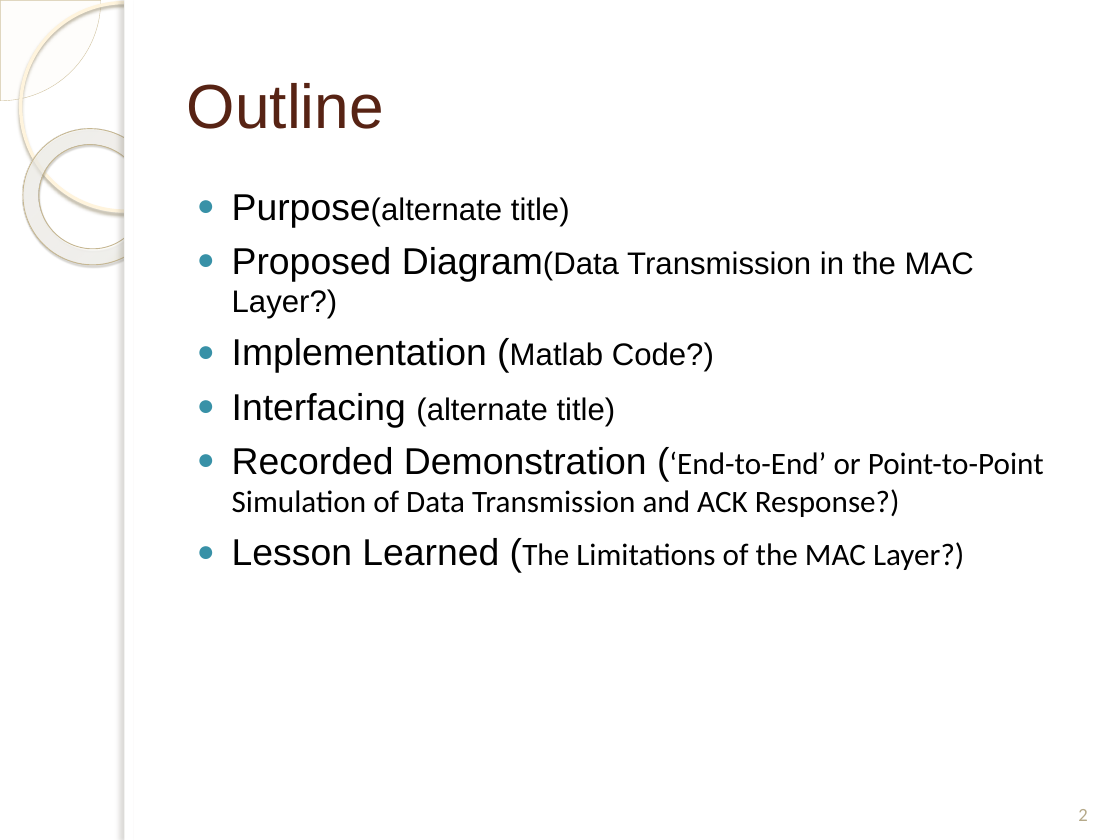
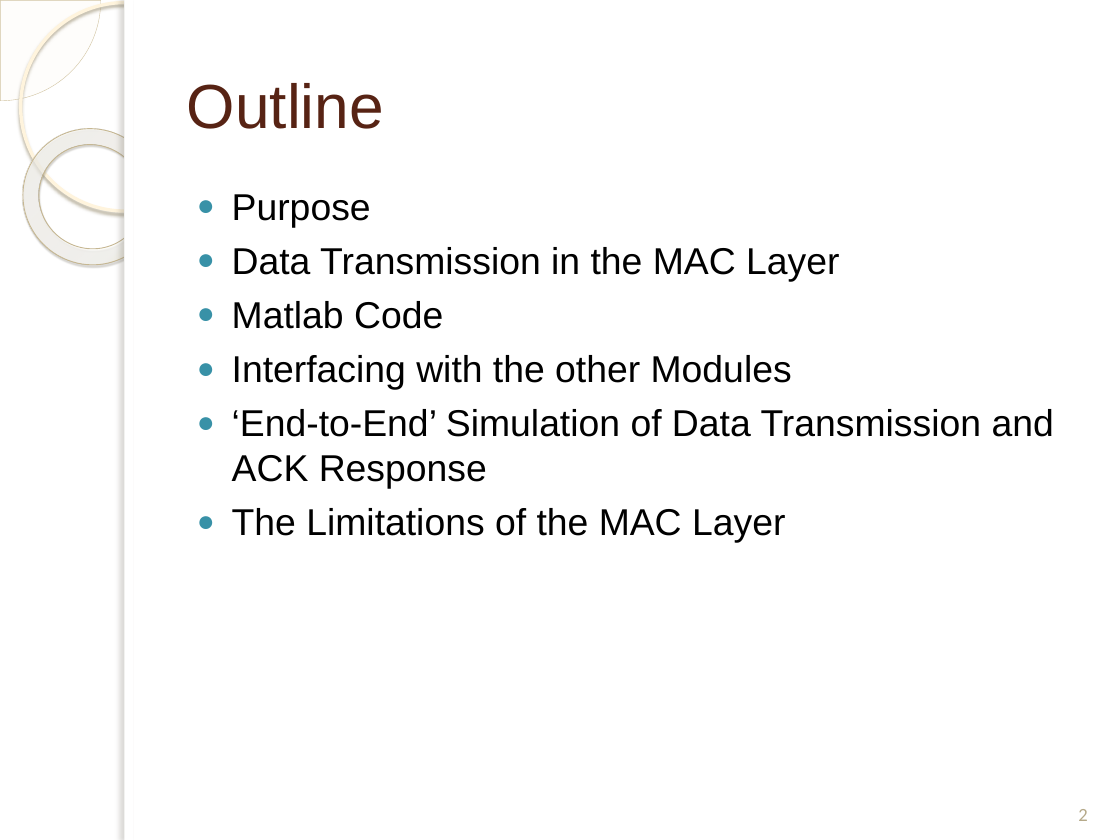
Before and after one commit to isamubr/ece405group6, a slide deck: slide 2 of 4305 Final Presentation.pptx. Drawn at 1120x840 pixels with LibreOffice and Linux fonts; fonts in the diff are those of the drawing; background and template pictures are left out. Boxes give left, top, right and bottom in pixels: in the first picture for what was removed or moved away, otherwise in the second. Text is boxed around its words. In the diff, an @@ line names an element or a change of style, - is before the commit and + after.

```diff
--- a/4305 Final Presentation.pptx
+++ b/4305 Final Presentation.pptx
@@ text at (x1=232, y1=194, x2=1054, y2=543): text changed; size 20 to 24 pt @@
-● Purpose(alternate title)
-● Proposed Diagram(Data Transmission in the MAC Layer?)
-● Implementation (Matlab Code?)
-● Interfacing (alternate title)
-● Recorded Demonstration (‘End-to-End’ or Point-to-Point Simulation of Data Transmission and ACK Response?)
-● Lesson Learned (The Limitations of the MAC Layer?)
+● Purpose
+● Data Transmission in the MAC Layer
+● Matlab Code
+● Interfacing with the other Modules
+● ‘End-to-End’ Simulation of Data Transmission and ACK Response
+● The Limitations of the MAC Layer
```
Also in this commit, not shown: 8 other slides changed, 5 slides added, 1 slide removed, 2 other files.
